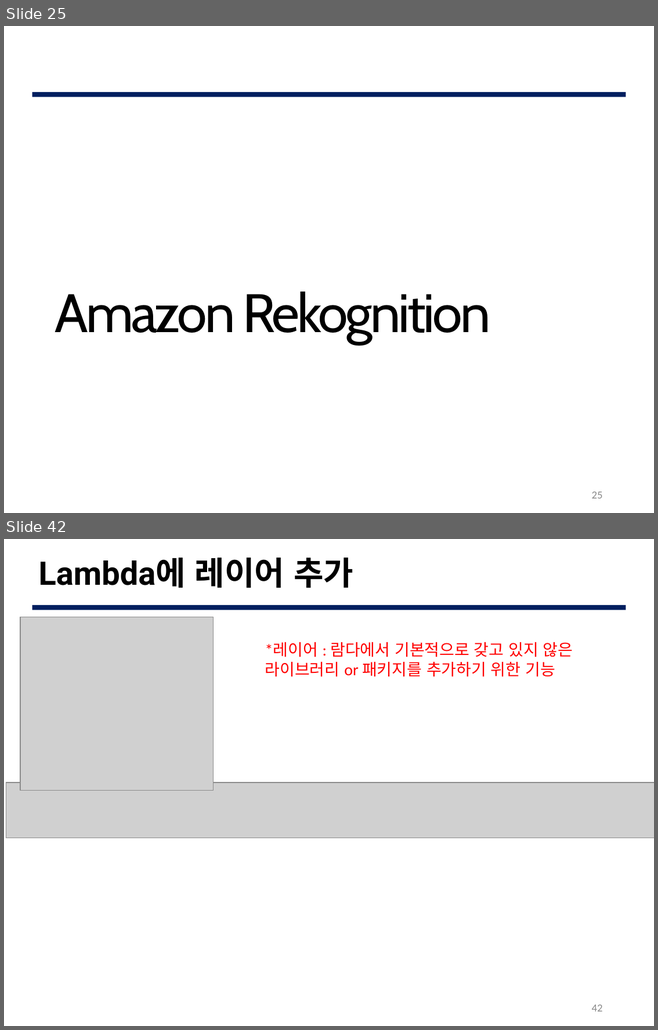
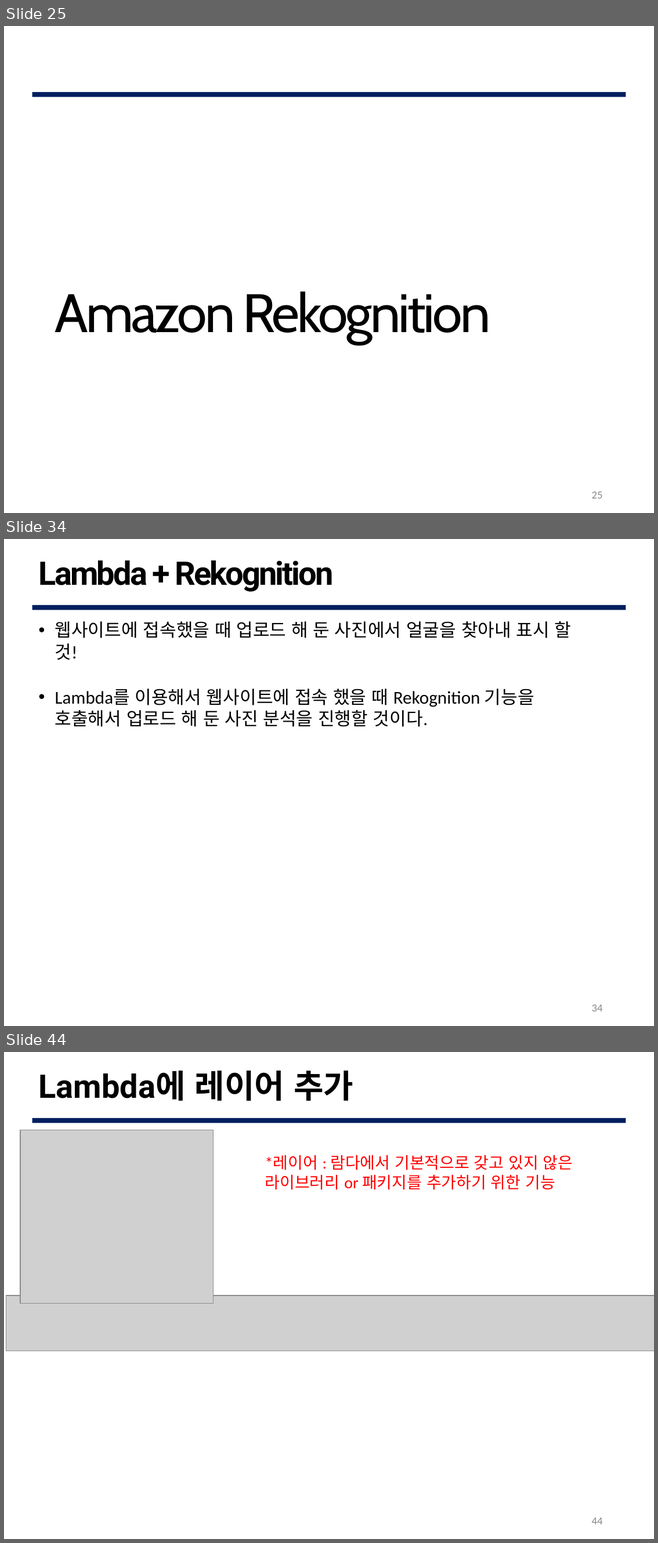
Before and after one commit to G0DCH/AWS_Rekognition_Slide, a slide deck: ppt/AWS Rekognition Slide.pptx. Shown one above the other, each under a label of ours: slides 25 and 42 before the commit, slides 25, 34 and 44 after it; the slides between them are not shown. The pictures are 658x1030 and 658x1543 pixels, drawn with LibreOffice and Linux fonts; fonts in the diff are those of the drawing; grey boxes stand for pictures; background and template pictures are left out. Boxes give left, top, right and bottom in pixels: in the first picture for what was removed or moved away, otherwise in the second. Text is boxed around its words. In the diff, an @@ line names an element or a change of style, - is before the commit and + after.

```diff
--- a/ppt/AWS Rekognition Slide.pptx
+++ b/ppt/AWS Rekognition Slide.pptx
@@ slide 34 added at (4,539,654,1026), background #FFFFFF; not listed: 1 template element that a slide beside it also shows @@
@@ text added at (39,560,333,592), 36 pt, text #000000, bold @@
+Lambda + Rekognition
@@ text added at (55,621,571,727), 20 pt, text #000000 @@
+• 웹사이트에 접속했을 때 업로드 해 둔 사진에서 얼굴을 찾아내 표시 할 것!
+• Lambda를 이용해서 웹사이트에 접속 했을 때 Rekognition 기능을 호출해서 업로드 해 둔 사진 분석을 진행할 것이다.
@@ page number added at (592,1005,603,1012), 12 pt, text #888888 @@
+34
@@ what was slide 42 is now slide 44 @@
@@ page number at (592,1518,603,1525): text changed @@
-42
+44
```
Also in this commit, not shown: 37 slides changed, 2 other slides added, 3 slides removed.
